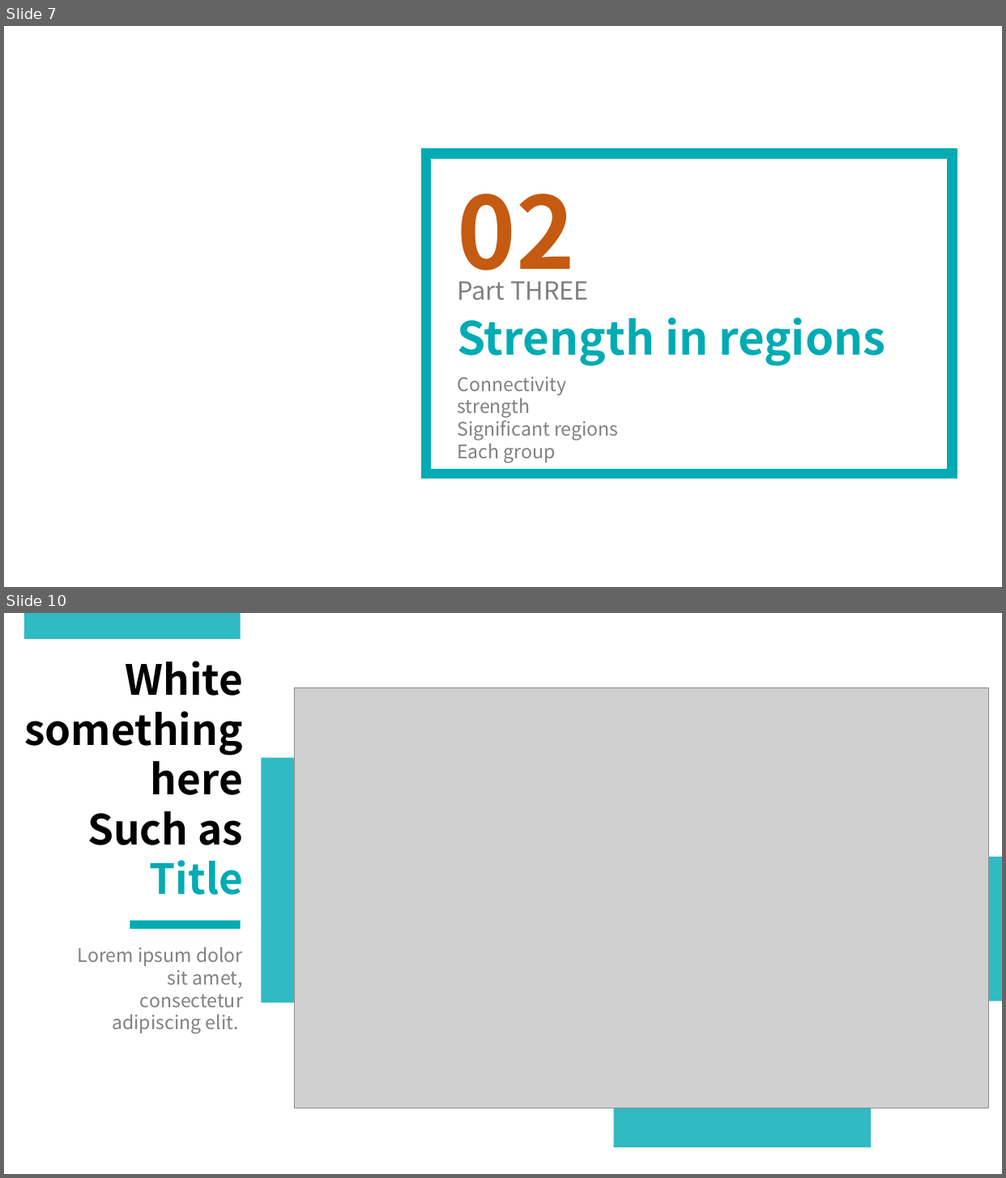
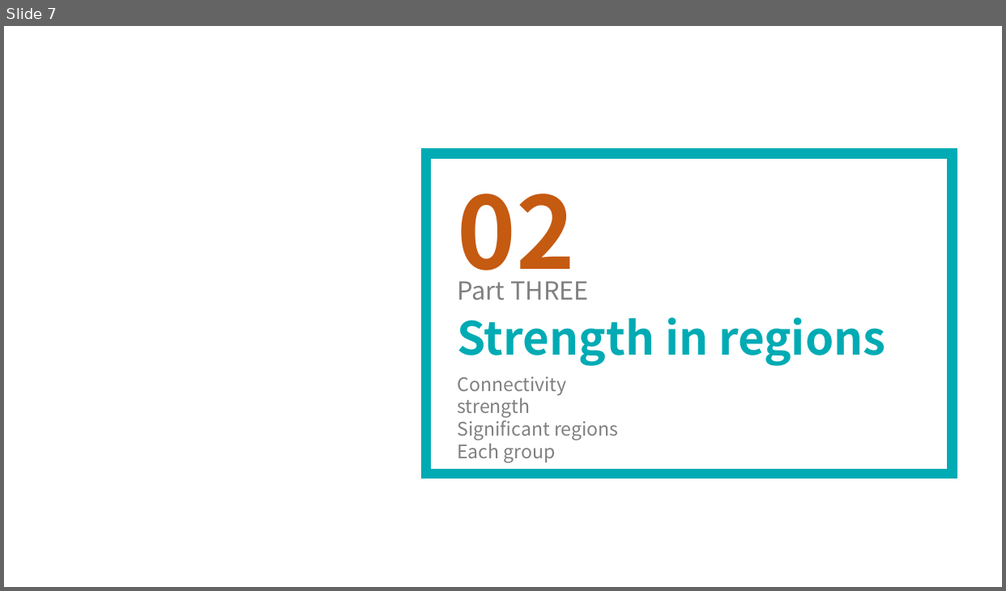
Before and after one commit to lsyoath/sheepy, a slide deck: MouseResting.pptx. Shown one above the other, each under a label of ours: slides 7 and 10 before the commit, slide 7 after it; the slides between them are not shown. The pictures are 1006x1178 and 1006x591 pixels, drawn with LibreOffice and Linux fonts; fonts in the diff are those of the drawing; grey boxes stand for pictures. Boxes give left, top, right and bottom in pixels: in the first picture for what was removed or moved away, otherwise in the second. Text is boxed around its words. In the diff, an @@ line names an element or a change of style, - is before the commit and + after.

```diff
--- a/MouseResting.pptx
+++ b/MouseResting.pptx
@@ slide 10 removed at box(4, 613, 1002, 1174), background #FFFFFF @@
@@ rectangle removed at box(24, 613, 240, 639) @@
@@ text removed at box(24, 661, 243, 895) @@
-White
-something
-here
-Such as
-Title
@@ picture removed at box(294, 688, 988, 1108) @@
@@ rectangle removed at box(262, 757, 614, 1003) @@
@@ rectangle removed at box(871, 857, 1002, 1002) @@
@@ rectangle removed at box(130, 921, 241, 929) @@
@@ text removed at box(78, 947, 243, 1034) @@
-Lorem ipsum dolor sit amet, consectetur adipiscing elit.
@@ rectangle removed at box(613, 1003, 871, 1148) @@
```
Also in this commit, not shown: 4 slides changed, 4 slides added, 3 other slides removed, 5 other files.
